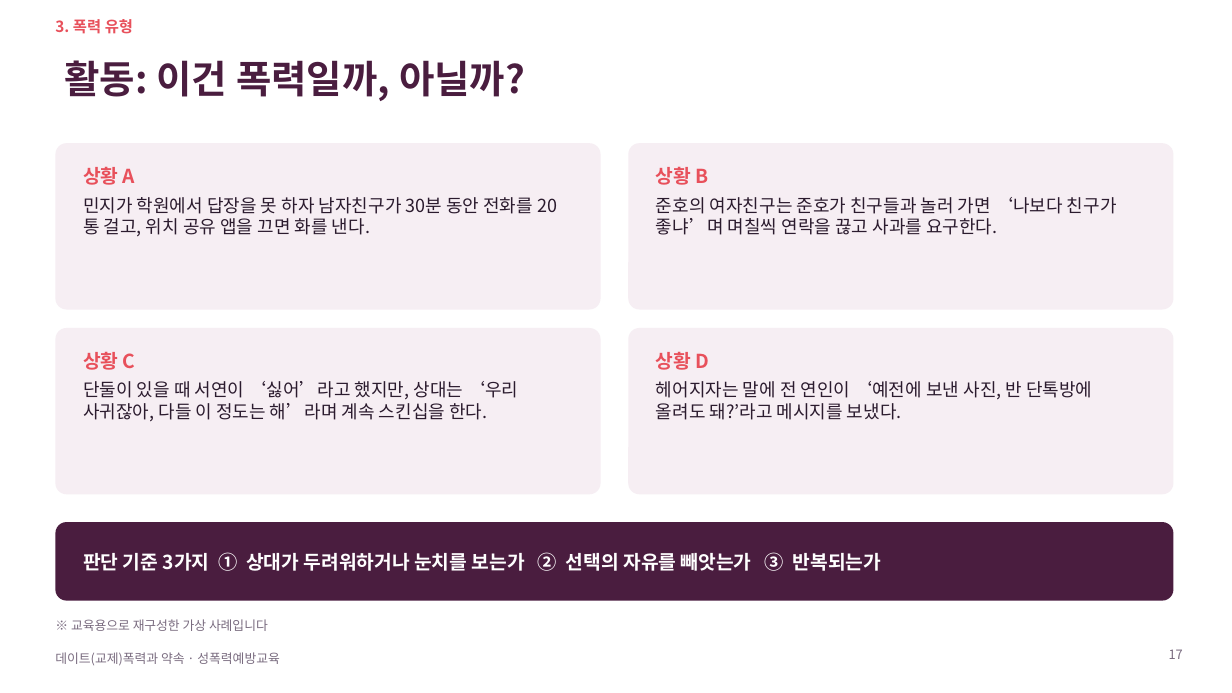
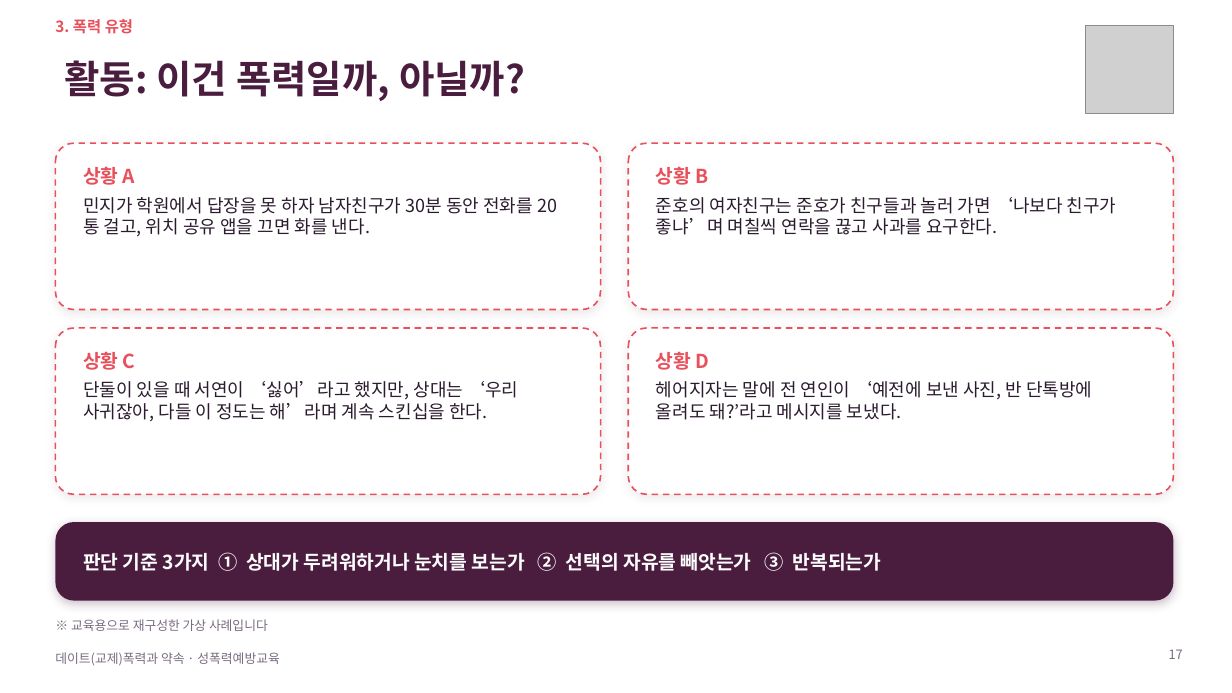
Before and after one commit to ash1234a/security-research-learning, a slide deck: slide 17 of 데이트폭력과_약속.pptx. Drawn at 1232x693 pixels with LibreOffice and Linux fonts; fonts in the diff are those of the drawing; grey boxes stand for pictures; background and template pictures are left out. Boxes give left, top, right and bottom in pixels: in the first picture for what was removed or moved away, otherwise in the second. Text is boxed around its words. In the diff, an @@ line names an element or a change of style, - is before the commit and + after.

```diff
--- a/데이트폭력과_약속.pptx
+++ b/데이트폭력과_약속.pptx
@@ picture added at box(1086, 26, 1174, 114) @@
@@ fill #F6EEF3 to #FFFFFF; outline none to #E8505B 1.25 pt dashed; shadow on; proportions changed in 4 elements at box(55, 143, 601, 310), box(628, 143, 1174, 310), box(55, 328, 601, 494), box(628, 328, 1174, 494) @@
@@ rounded rectangle at box(55, 522, 1174, 601): shadow on; proportions changed @@
```
Also in this commit, not shown: 29 other slides changed.
